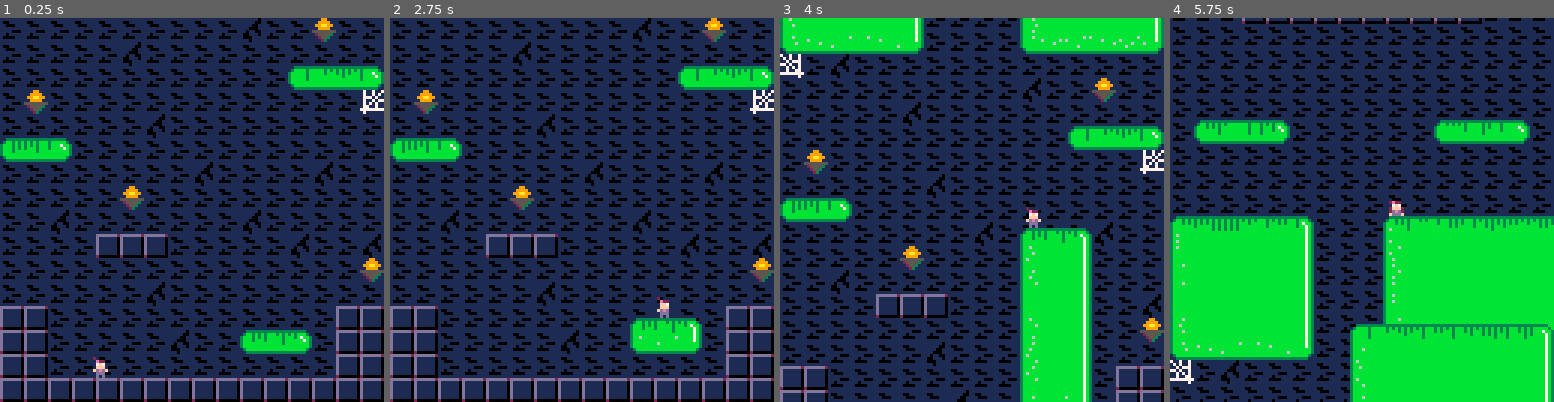
Above: before the commit, frames 1-4 (left to right).
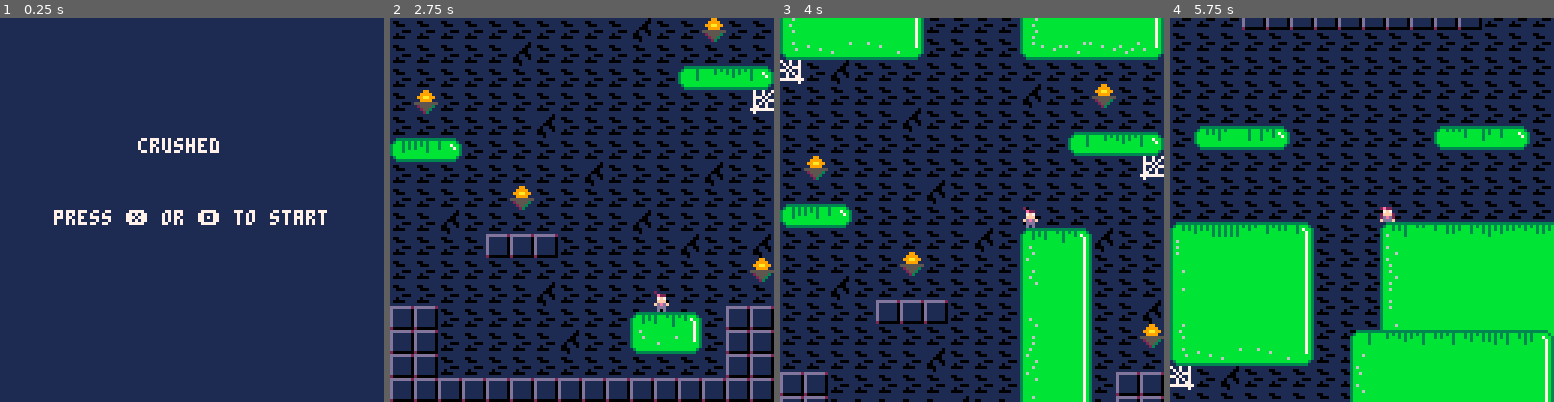
Above: after the commit, the same moments.

Repository: jondkoon/crushed
Game: PICO-8 cartridge game.p8
The game is run twice, just before and just after one commit, with the same random seed, the same clock (stepped at 60 frames per second) and the same inputs.
Inputs:
- Up to frame 1 (0.25 s): no input
- Up to frame 2 (2.75 s): tap X (X key) at 0.33, 1.07, 1.85 s; tap O (Z key) at 0.7, 1.7, 2.1, 2.5 s; hold Right 1.6-2.1 s; hold Up 2.15-2.42 s; hold Right from 2.47 s (still down)
- Up to frame 3 (4 s): tap O (Z key) at 2.9, 3.3, 3.7 s; tap X (X key) at 2.97 s; release Right at 3.03 s; hold Left 3.08-3.58 s; hold Down 3.63-3.97 s
- Up to frame 4 (5.75 s): hold Right 4.02-4.68 s; tap X (X key) at 4.08, 5.2 s; tap O (Z key) every 0.4 s from 4.1 to 5.7 s; hold Up 4.73-5.03 s; hold Left 5.08-5.68 s; hold Down from 5.73 s (still down)

The runs differ from the first frame. In frame 1, 28% of the frame differs, in the area x 0-100%, y 0-100%; in frame 2, 0.7%; in frame 3, 33%; in frame 4, 28%.

Commit message:
winning game scene

Diff:
--- a/game.p8
+++ b/game.p8
@@ -216,13 +216,13 @@
 		end,
 		fade_down = function(self, fade_callback)
 			self.fade_timer = 0
-			self.fade_timer_dx = 0.5
+			self.fade_timer_dx = 1
 			self.fade_max = 30
 			self.fade_callback = fade_callback
 		end,
 		fade_up = function(self, fade_callback)
 			self.fade_timer = 30
-			self.fade_timer_dx = -0.5
+			self.fade_timer_dx = -1
 			self.fade_callback = fade_callback
 		end,
 		add = function(self, object)
@@ -262,11 +262,17 @@
 	return merge_tables(options, scene)
 end
 
+local changing_scene = false
 function change_scene(scene)
+	if (changing_scene) then
+		return
+	end
+	changing_scene = true
 	current_scene:fade_down(function()
 		scene:init()
 		current_scene = scene
 		scene:fade_up()
+		changing_scene = false
 	end)
 end
 
@@ -658,164 +664,183 @@
 	}
 end
 
-game_scene = make_scene({
-	height = screen_height * 4,
-	width = screen_width,
-	background_tile = 53,
-	needs_background = {},
-	paint_background = function(self, x, y)
-		add(self.needs_background, { x = x, y = y})
-	end,
-	get_ground = function(self, player)
-		local ground
-		for block in all(self.blocks) do
-			if (not ground and test_collision(block, {
-				x = player.x,
-				y = player.y + 2,
-				width = player.width,
-				height = player.height
-			})) then
-				ground = block.y
-			end
-		end
-		return ground or self.height
-	end,
-	check_block_collision = function(self, player)
-		for block in all(self.blocks) do
-			if (test_collision(block, player)) then
-				return true
-			end
-		end
-	end,
-	check_to_grow = function(self)
-		for platform in all(self.platforms) do
-			local player = self.player
-			local is_touching = test_collision(platform, {
-				x = player.x - 1,
-				y = player.y - 1,
-				width = player.width + 2,
-				height = player.height + 2
-			})
-			platform:toggle_growth(is_touching)
-		end
-	end,
-	form_platform = function(self, map_x, map_y)
-		function is_behavior(tile_id)
-			return (tile_id >= 32 and tile_id <= 46)
-		end
-
-		function is_platform(tile_id)
-			return is_behavior(tile_id) or tile_id == 48
-		end
-
-		self.visited = self.visited or {}
-		local tile_id = mget(map_x,map_y)
-		if(not is_platform(tile_id) or self.visited[map_x..','..map_y]) then
-			return
-		end
-
-		local left_x = map_x
-		local top_y = map_y
-		local right_x = map_x
-		local bottom_y = map_y
-		local behavior
-
-		function visit_adjacent(map_x, map_y)
-			visit(map_x,map_y-1)
-			visit(map_x,map_y+1)
-			visit(map_x+1,map_y)
-			visit(map_x-1,map_y)
-		end
-
-		function visit (map_x, map_y)
-			local key = map_x..','..map_y
-			if (self.visited[key]) then
+function make_chalice(x,y)
+	return {
+		x = x,
+		y = y,
+		width = 8,
+		height = 8
+	}
+end
+
+function make_game_scene()
+	return make_scene({
+		height = screen_height * 4,
+		width = screen_width,
+		background_tile = 53,
+		needs_background = {},
+		paint_background = function(self, x, y)
+			add(self.needs_background, { x = x, y = y})
+		end,
+		get_ground = function(self, player)
+			local ground
+			for block in all(self.blocks) do
+				if (not ground and test_collision(block, {
+					x = player.x,
+					y = player.y + 2,
+					width = player.width,
+					height = player.height
+				})) then
+					ground = block.y
+				end
+			end
+			return ground or self.height
+		end,
+		check_block_collision = function(self, player)
+			for block in all(self.blocks) do
+				if (test_collision(block, player)) then
+					return true
+				end
+			end
+		end,
+		check_to_grow = function(self)
+			for platform in all(self.platforms) do
+				local player = self.player
+				local is_touching = test_collision(platform, {
+					x = player.x - 1,
+					y = player.y - 1,
+					width = player.width + 2,
+					height = player.height + 2
+				})
+				platform:toggle_growth(is_touching)
+			end
+		end,
+		form_platform = function(self, map_x, map_y)
+			function is_behavior(tile_id)
+				return (tile_id >= 32 and tile_id <= 46)
+			end
+
+			function is_platform(tile_id)
+				return is_behavior(tile_id) or tile_id == 48
+			end
+
+			self.visited = self.visited or {}
+			local tile_id = mget(map_x,map_y)
+			if(not is_platform(tile_id) or self.visited[map_x..','..map_y]) then
 				return
-			else
-				self.visited[key] = true
-				local tile_id = mget(map_x,map_y)
-				if(is_platform(tile_id)) then
-					left_x = map_x < left_x and map_x or left_x
-					right_x = map_x > right_x and map_x or right_x
-					top_y = map_y < top_y and map_y or top_y
-					bottom_y = map_y > bottom_y and map_y or bottom_y
-					if (not behavior and is_behavior(tile_id)) then
-						behavior = tile_id
+			end
+
+			local left_x = map_x
+			local top_y = map_y
+			local right_x = map_x
+			local bottom_y = map_y
+			local behavior
+
+			function visit_adjacent(map_x, map_y)
+				visit(map_x,map_y-1)
+				visit(map_x,map_y+1)
+				visit(map_x+1,map_y)
+				visit(map_x-1,map_y)
+			end
+
+			function visit (map_x, map_y)
+				local key = map_x..','..map_y
+				if (self.visited[key]) then
+					return
+				else
+					self.visited[key] = true
+					local tile_id = mget(map_x,map_y)
+					if(is_platform(tile_id)) then
+						left_x = map_x < left_x and map_x or left_x
+						right_x = map_x > right_x and map_x or right_x
+						top_y = map_y < top_y and map_y or top_y
+						bottom_y = map_y > bottom_y and map_y or bottom_y
+						if (not behavior and is_behavior(tile_id)) then
+							behavior = tile_id
+						end
+						self:paint_background(map_x*tile_size, map_y*tile_size)
+						visit_adjacent(map_x, map_y)
 					end
-					self:paint_background(map_x*tile_size, map_y*tile_size)
-					visit_adjacent(map_x, map_y)
-				end
-			end
-		end
-
-		visit(map_x, map_y)
-
-		local x = left_x * tile_size
-		local y = top_y * tile_size
-		local width = (right_x - left_x) * tile_size + tile_size
-		local height = (bottom_y - top_y) * tile_size + tile_size
-
-		local up = fget(behavior, 0)
-		local right = fget(behavior, 1)
-		local down = fget(behavior, 2)
-		local left = fget(behavior, 3)
-
-		local platform = make_platform(x,y,width,height,{ up = up, down = down, right = right, left = left })
-		return platform
-	end,
-	check_for_death = function(self, player)
-
-	end,
-	init = function(self)
-		self.blocks = {}
-		self.platforms = {}
-		local level_width = screen_width
-		local level_height = screen_height * 4
-
-		self.player = make_player(self)
-		for x = 0, level_width, tile_size do
-			for y = 0, level_height, tile_size do
-				local map_x = x / tile_size
-				local map_y = y / tile_size
-				local tile_id = mget(map_x, map_y)
-				if (fget(tile_id, 7)) then
-					local block = make_block(tile_id, x, y)
-					self:add(block)
-					add(self.blocks, block)
-				elseif (tile_id == 16) then
-					self:paint_background(x,y)
-					self.player.x = x
-					self.player.y = y
-					self.player.dy = 1 -- falling
-				else
-					local platform = self:form_platform(map_x, map_y)
-					if (platform) then
-						self:add(platform)
-						add(self.blocks, platform)
-						add(self.platforms, platform)
+				end
+			end
+
+			visit(map_x, map_y)
+
+			local x = left_x * tile_size
+			local y = top_y * tile_size
+			local width = (right_x - left_x) * tile_size + tile_size
+			local height = (bottom_y - top_y) * tile_size + tile_size
+
+			local up = fget(behavior, 0)
+			local right = fget(behavior, 1)
+			local down = fget(behavior, 2)
+			local left = fget(behavior, 3)
+
+			local platform = make_platform(x,y,width,height,{ up = up, down = down, right = right, left = left })
+			return platform
+		end,
+		check_for_win = function(self)
+			if (test_collision(self.player, self.chalice)) then
+				change_scene(winning_scene)
+			end
+		end,
+		check_for_death = function(self)
+
+		end,
+		init = function(self)
+			self.blocks = {}
+			self.platforms = {}
+			local level_width = screen_width
+			local level_height = screen_height * 4
+
+			self.player = make_player(self)
+			for x = 0, level_width, tile_size do
+				for y = 0, level_height, tile_size do
+					local map_x = x / tile_size
+					local map_y = y / tile_size
+					local tile_id = mget(map_x, map_y)
+					if (fget(tile_id, 7)) then
+						local block = make_block(tile_id, x, y)
+						self:add(block)
+						add(self.blocks, block)
+					elseif (tile_id == 16) then
+						self:paint_background(x,y)
+						self.player.x = x
+						self.player.y = y
+						self.player.dy = 1 -- falling
+					elseif (tile_id == 71) then
+						self.chalice = make_chalice(x,y)
+					else
+						local platform = self:form_platform(map_x, map_y)
+						if (platform) then
+							self:add(platform)
+							add(self.blocks, platform)
+							add(self.platforms, platform)
+						end
 					end
 				end
 			end
-		end
-
-		cam.y = self.height - screen_height
-
-		cam:follow(self.player, 20)
-		self:add(self.player)
-	end,
-	update = function(self)
-		self:check_to_grow()
-	end,
-	draw = function(self)
-		self:fade_update()
-		palt(0, false)
-		map(0, 0, 0, 0, screen_width / 8, screen_height * 4 / 8)
-		for bg in all(self.needs_background) do
-			spr(self.background_tile, bg.x, bg.y)
-		end
-		palt(0, true)
-	end,
-})
+
+			cam.y = self.height - screen_height
+
+			cam:follow(self.player, 20)
+			self:add(self.player)
+		end,
+		update = function(self)
+			self:check_to_grow()
+			self:check_for_win()
+		end,
+		draw = function(self)
+			self:fade_update()
+			palt(0, false)
+			map(0, 0, 0, 0, screen_width / 8, screen_height * 4 / 8)
+			for bg in all(self.needs_background) do
+				spr(self.background_tile, bg.x, bg.y)
+			end
+			palt(0, true)
+		end,
+	})
+end
 
 function checker_board(scene)
 	local size = 16
@@ -848,43 +873,76 @@
 	end
 }
 
-local start_prompt = {
-	y = title.y + title.height + 20,
-	height = 4,
-	init = function(self)
-		self.text = "press ❎ or 🅾️ to start"
-		self.width = (#self.text + 2) * 4
-		self.x = (screen_width - self.width) / 2
-		self.timer = 60
-	end,
-	update = function(self)
-		self.timer -= 1
-		if (self.timer < -20) then
+make_start_prompt = function(y,text)
+	return {
+		y = y,
+		height = 4,
+		init = function(self)
+			self.text = text or "press ❎ or 🅾️ to start"
+			self.width = (#self.text + 2) * 4
+			self.x = (screen_width - self.width) / 2
 			self.timer = 60
-		end
-		if (btn(4) or btn(5)) then
-			change_scene(game_scene)
-		end
-	end,
-	draw = function(self)
-		if (self.timer > 0) then
-			print(self.text, self.x, self.y, 7)
-		end
-	end
-}
+		end,
+		update = function(self)
+			self.timer -= 1
+			if (self.timer < -20) then
+				self.timer = 60
+			end
+			if (btn(4) or btn(5)) then
+				change_scene(make_game_scene())
+			end
+		end,
+		draw = function(self)
+			if (self.timer > 0) then
+				print(self.text, self.x, self.y, 7)
+			end
+		end
+	}
+end
 
 title_scene = make_scene({
 	height = screen_height,
 	width = screen_width,
-	music = 5,
+	draw = function(self)
+		cls(1)
+	end,
 	init = function(self)
 		self:add(title)
-		self:add(start_prompt)
+		self:add(make_start_prompt(title.y + title.height + 20))
 	end
 })
 
--- current_scene = title_scene
-current_scene = game_scene
+local you_won = {
+	y = 35,
+	height = 4,
+	init = function(self)
+		self.text = "you're a winner"
+		self.width = (#self.text) * 4
+		self.x = (screen_width - self.width) / 2
+	end,
+	draw = function(self)
+		palt(1, true)
+		spr(71, screen_width / 2 - 4, self.y)
+		palt(1, false)
+		print(self.text, self.x, self.y + 15, 7)
+	end
+}
+
+winning_scene = make_scene({
+	height = screen_height,
+	width = screen_width,
+	draw = function(self)
+		cls(1)
+	end,
+	init = function(self)
+		self:add(you_won)
+		self:add(make_start_prompt(70, "press ❎ or 🅾️ to play again"))
+	end
+})
+
+current_scene = title_scene
+-- current_scene = make_game_scene()
+-- current_scene = winning_scene
 
 function _init()
 	current_scene:init()
